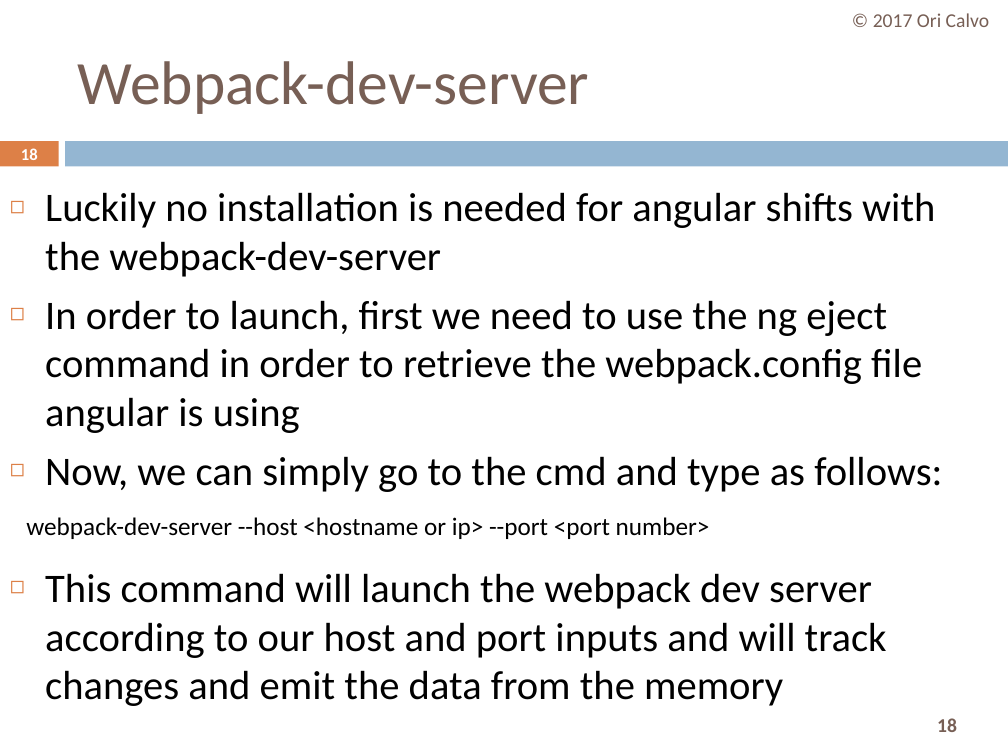
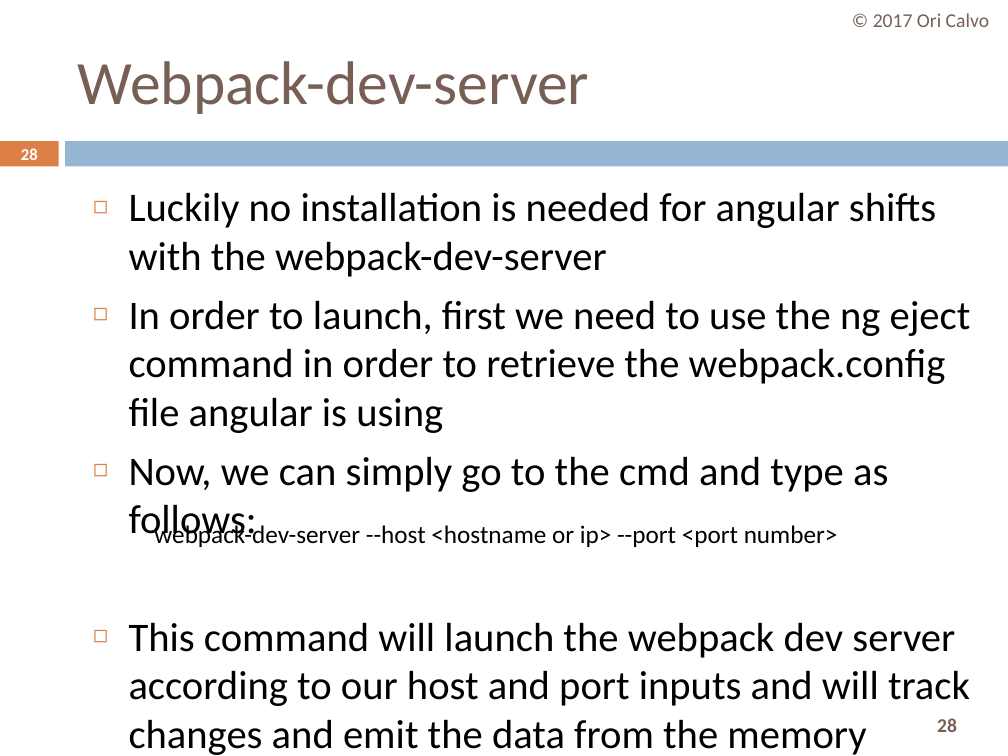
Before and after one commit to oricalvo/course-angular, a slide deck: slide 28 of PPTs/cli.pptx (slide 18 before the commit). Drawn at 1008x756 pixels with LibreOffice and Linux fonts; fonts in the diff are those of the drawing. Boxes give left, top, right and bottom in pixels: in the first picture for what was removed or moved away, otherwise in the second. Text is boxed around its words. In the diff, an @@ line names an element or a change of style, - is before the commit and + after.

```diff
--- a/PPTs/cli.pptx
+++ b/PPTs/cli.pptx
@@ page number at (21, 148, 38, 160): text changed @@
-18
+28
@@ text "Luckily no installation is needed ..." rewrapped from (45, 192, 942, 706) to (129, 192, 971, 755) @@
@@ text "webpack-dev-server --host <hostname or ip> ...": place and size @@
-text "webpack-dev-server --host <hostname or ip> ..." at (26, 517, 710, 539)
+text "webpack-dev-server --host <hostname or ip> ..." at (154, 522, 838, 547)
@@ page number at (937, 718, 957, 732): text changed @@
-18
+28
```
Also in this commit, not shown: 16 other slides changed, 13 slides added, 1 slide removed.
